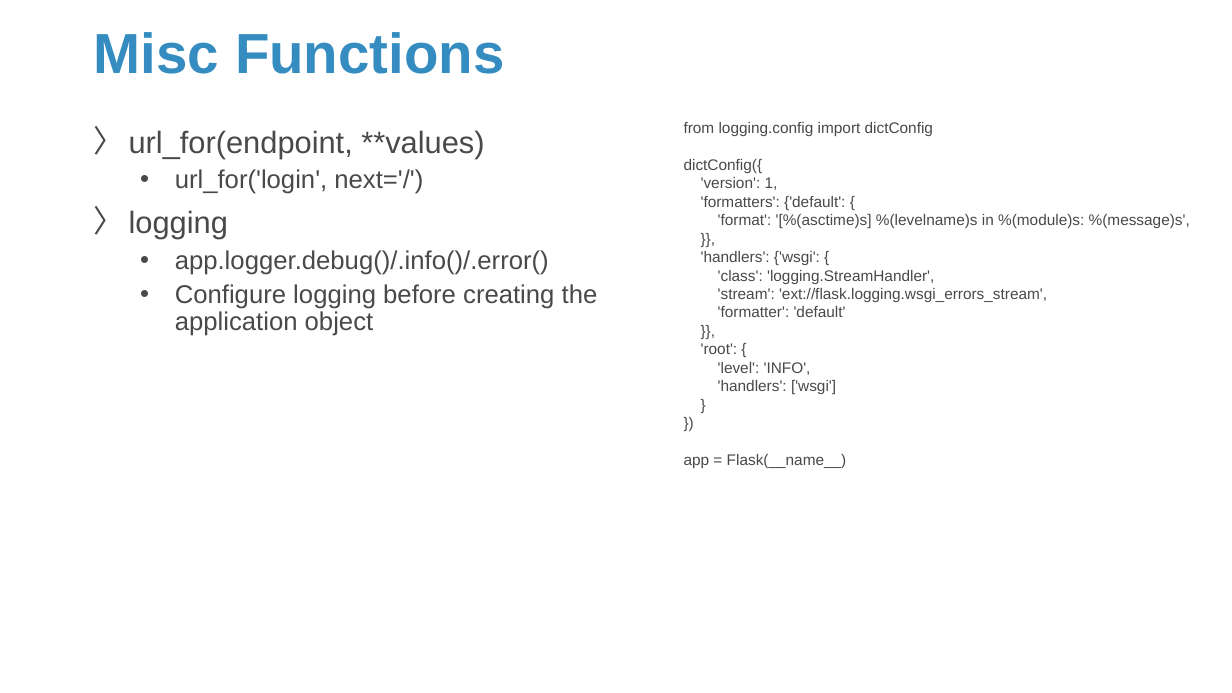
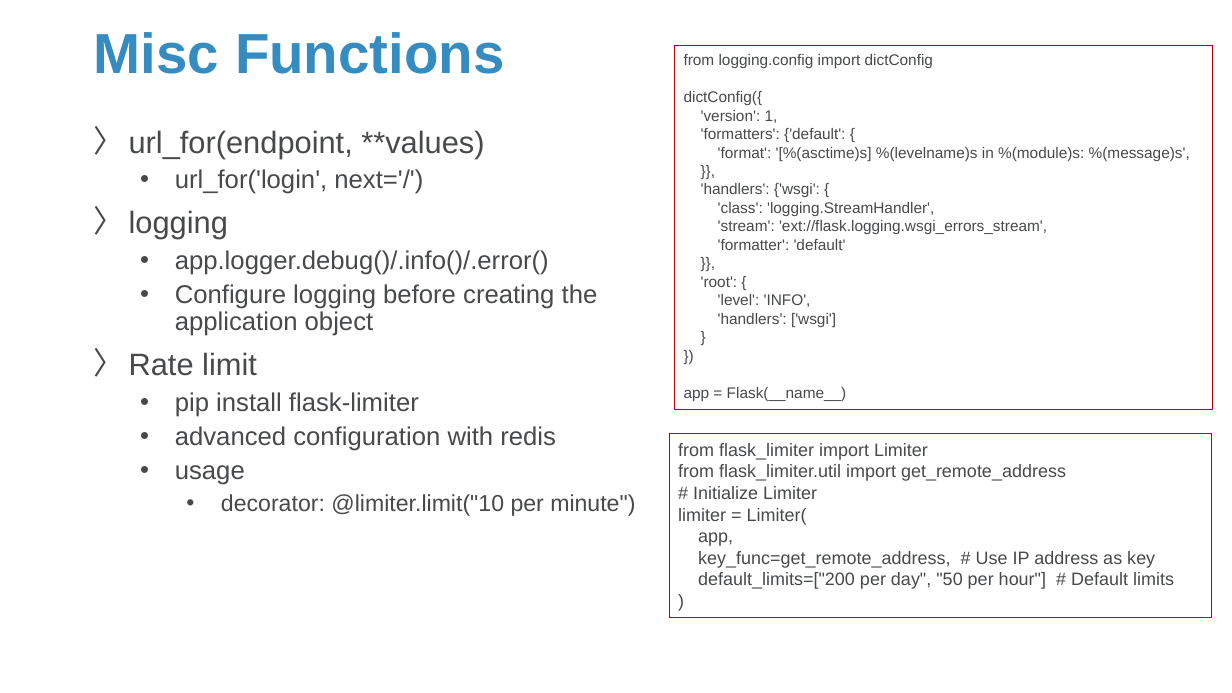
Before and after one commit to Sparks-Lu/TechNotes, a slide deck: slide 12 of Web/Flask-Notes.pptx (slide 9 before the commit). Drawn at 1232x693 pixels with LibreOffice and Linux fonts; fonts in the diff are those of the drawing; background and template pictures are left out. Boxes give left, top, right and bottom in pixels: in the first picture for what was removed or moved away, otherwise in the second. Text is boxed around its words. In the diff, an @@ line names an element or a change of style, - is before the commit and + after.

```diff
--- a/Web/Flask-Notes.pptx
+++ b/Web/Flask-Notes.pptx
@@ rectangle "from logging.config import dictConfig": place and size @@
-rectangle "from logging.config import dictConfig" at [684,122,1190,468]
+rectangle "from logging.config import dictConfig" at [675,45,1213,409]
@@ rectangle "from logging.config import dictConfig" at [675,45,1213,409]: outline none to #C00000 0.75 pt @@
@@ text at [129,352,635,516]: paragraphs added @@
+〉 Rate limit
+  • pip install flask-limiter
+  • advanced configuration with redis
+  • usage
+    • decorator: @limiter.limit("10 per minute")
@@ rectangle added at [669,434,1213,617], outline #C00000 0.75 pt, 14 pt, text #47494B @@
+from flask_limiter import Limiter
+from flask_limiter.util import get_remote_address
+# Initialize Limiter
+limiter = Limiter(
+app,
+key_func=get_remote_address, # Use IP address as key
+default_limits=["200 per day", "50 per hour"] # Default limits
+)
```
Also in this commit, not shown: 10 other slides changed, 12 slides added, 4 slides removed, 16 other files.
